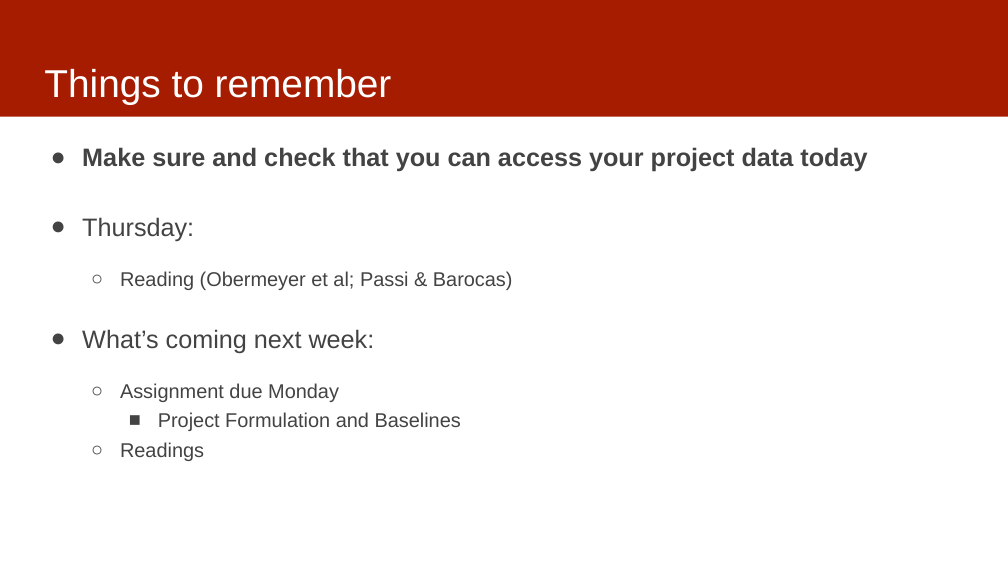
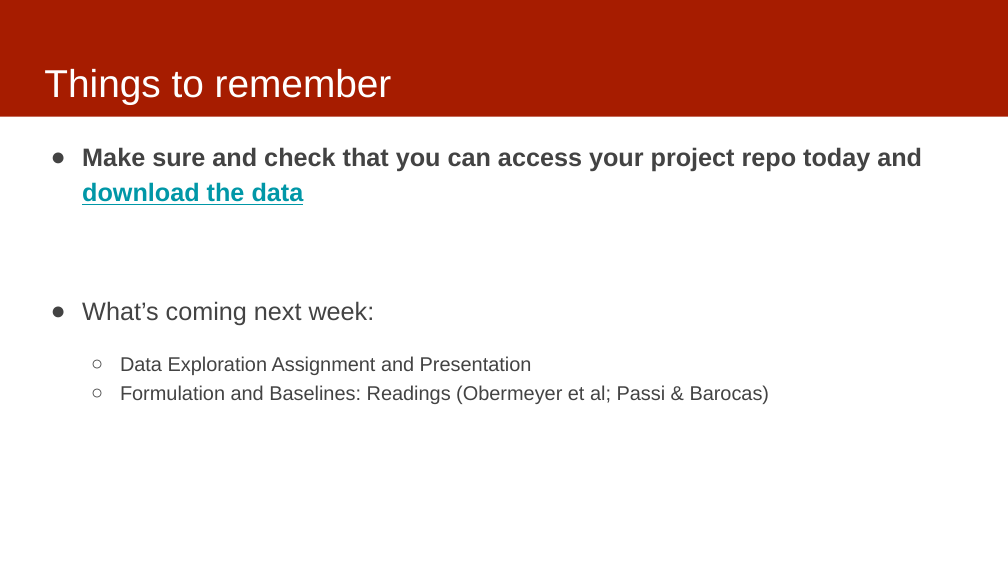
Before and after one commit to dssg/MLinPractice, a slide deck: slide 25 of Lectures/Lecture3-Data.pptx (slide 26 before the commit). Drawn at 1008x567 pixels with LibreOffice and Linux fonts; fonts in the diff are those of the drawing. Boxes give left, top, right and bottom in pixels: in the first picture for what was removed or moved away, otherwise in the second. Text is boxed around its words. In the diff, an @@ line names an element or a change of style, - is before the commit and + after.

```diff
--- a/Lectures/Lecture3-Data.pptx
+++ b/Lectures/Lecture3-Data.pptx
@@ text at (x1=82, y1=147, x2=922, y2=205): text changed @@
-● Make sure and check that you can access your project data today
-● Thursday:
-  ○ Reading (Obermeyer et al; Passi & Barocas)
+● Make sure and check that you can access your project repo today and download the data
@@ text at (x1=120, y1=356, x2=770, y2=404): text changed @@
-  ○ Assignment due Monday
-    ■ Project Formulation and Baselines
-  ○ Readings
+  ○ Data Exploration Assignment and Presentation
+  ○ Formulation and Baselines: Readings (Obermeyer et al; Passi & Barocas)
```
Also in this commit, not shown: 2 other slides changed, 2 slides added, 3 slides removed, 1 other file.
